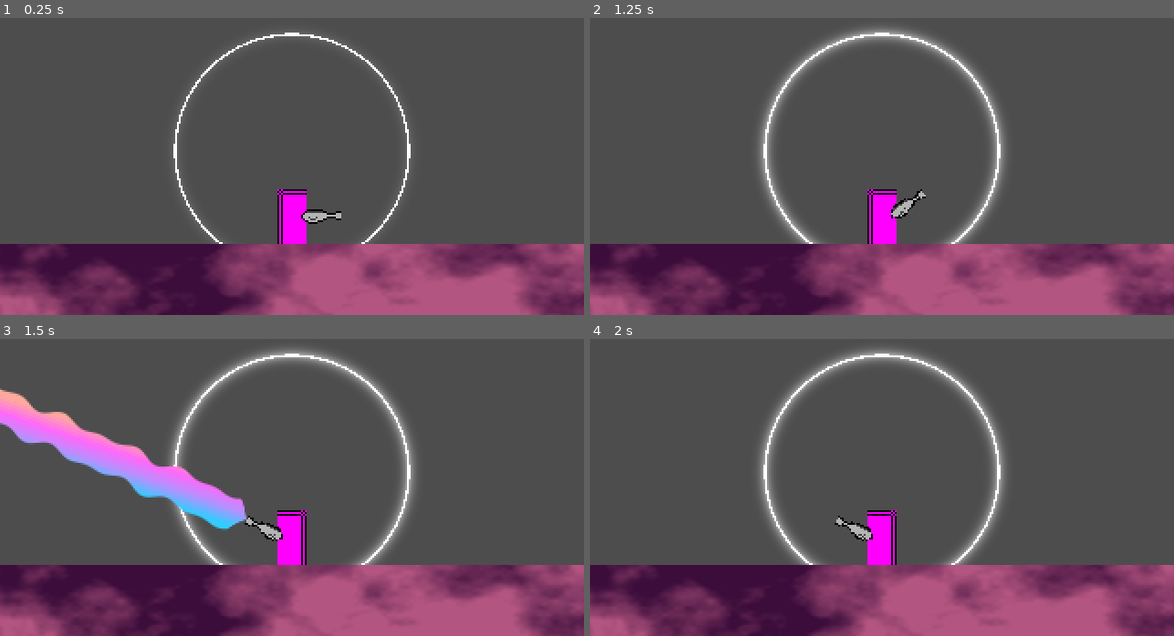
Above: before the commit, frames 1-4 (two rows, left to right).
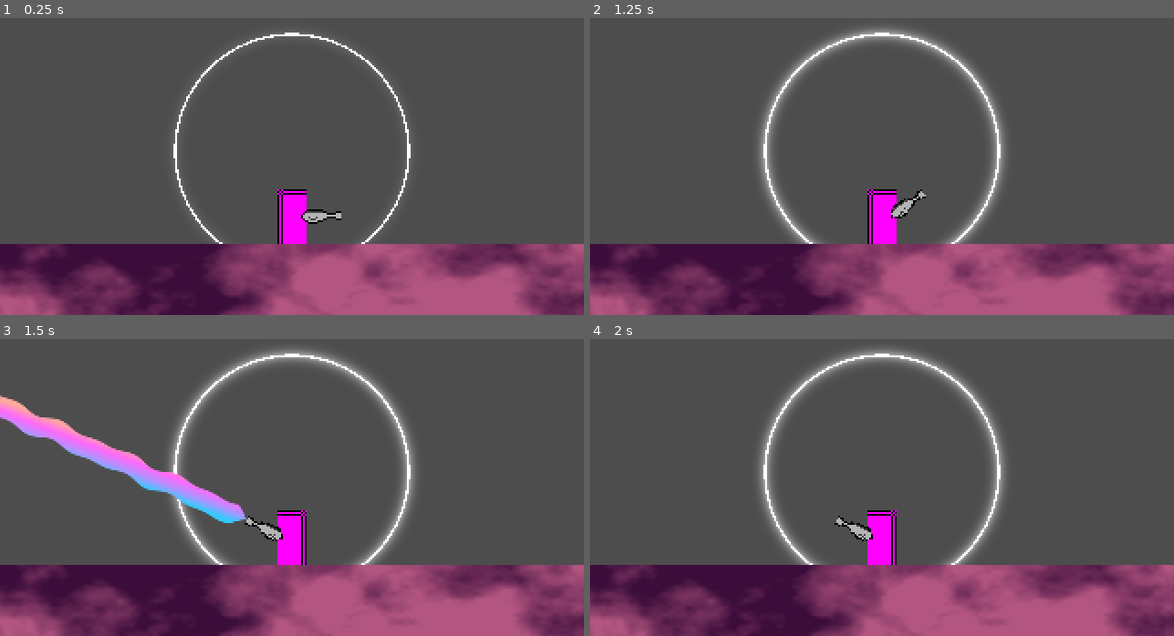
Above: after the commit, the same moments.

Repository: otherotherjosh/RhythmShooter
Game: Godot game, scene res://beatmaps/beatmap.tscn
The game is run twice, just before and just after one commit, with the same random seed, the same clock (stepped at 60 frames per second) and the same inputs. Sound files missing from this copy of the repository are replaced by a short silence.
Inputs (mouse positions are in pixels of both pictures, inside the frame that each line leads up to):
- Up to frame 1 (0.25 s): no input
- Up to frame 2 (1.25 s): move the mouse to (1010, 133) at 0.52 s; click (1010, 133) at 0.67 s
- Up to frame 3 (1.5 s): tap Enter at 1.25 s; drag from (175, 487) to (262, 537) at 1.27 s
- Up to frame 4 (2 s): no input

Frames 1-2 are identical in both runs. In frame 3, 3.1% of the frame differs, in the area x 0-43%, y 16-65%; in frame 4, nothing differs.

Commit message:
chore: tweak laser values

Diff:
--- a/beatmaps/beatmap.tscn
+++ b/beatmaps/beatmap.tscn
@@ -612,8 +612,8 @@
 
 [node name="LaserBeam" type="Sprite2D" parent="Player/Gun"]
 material = SubResource("ShaderMaterial_wkdmh")
-position = Vector2(22, -0.785725)
-scale = Vector2(1, 1.7942)
+position = Vector2(22, -0.695724)
+scale = Vector2(1, 1.12753)
 texture = SubResource("GradientTexture2D_q3o2i")
 centered = false
 offset = Vector2(0, -7.365)
